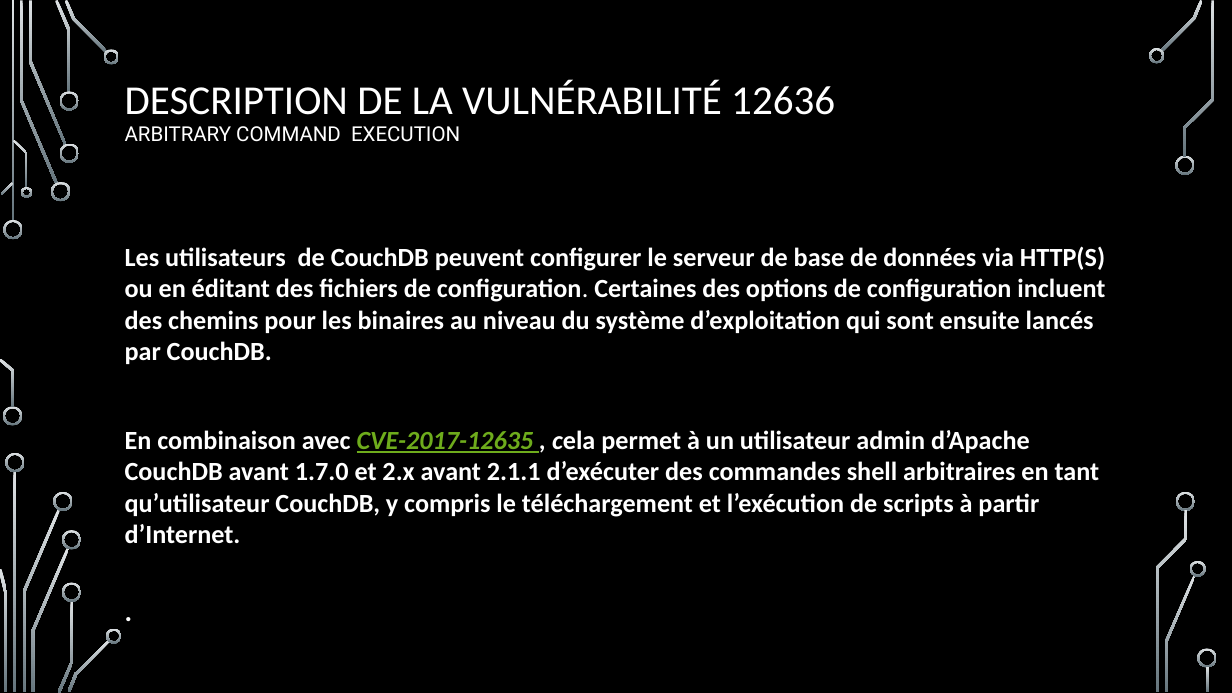
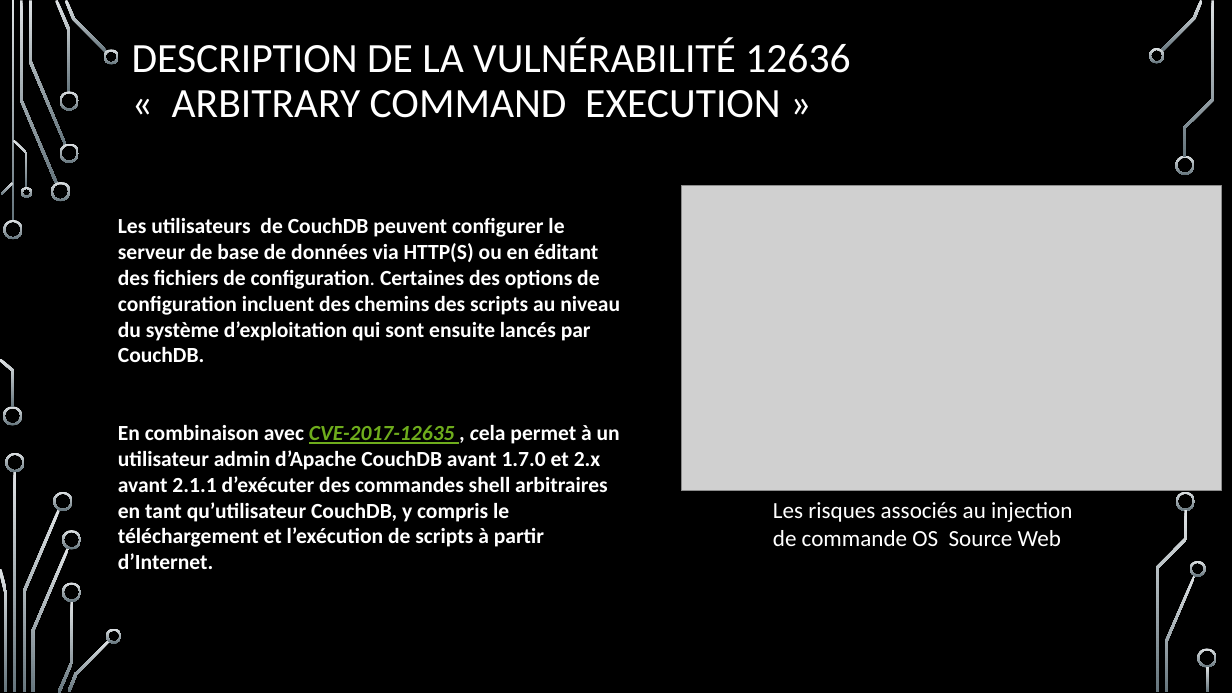
Before and after one commit to Guillaumeclavel/Etude_Faille_CVE_12636, a slide deck: slide 10 of Présentation étude de faille CVE 2017-12635 ET 12636 ébauche.pptx. Drawn at 1232x693 pixels with LibreOffice and Linux fonts; fonts in the diff are those of the drawing; grey boxes stand for pictures; background and template pictures are left out. Boxes give left, top, right and bottom in pixels: in the first picture for what was removed or moved away, otherwise in the second. Text is boxed around its words. In the diff, an @@ line names an element or a change of style, - is before the commit and + after.

```diff
--- a/Présentation étude de faille CVE 2017-12635 ET 12636 ébauche.pptx
+++ b/Présentation étude de faille CVE 2017-12635 ET 12636 ébauche.pptx
@@ title at (132,38,850,118): text changed; size 32 to 32.4 pt @@
-DESCRIPTION DE LA VULNÉRABILITÉ 12636
-ARBITRARY COMMAND EXECUTION
+DESCRIPTION DE LA VULNÉRABILITÉ 12636
+« ARBITRARY COMMAND EXECUTION »
@@ text at (118,218,620,569): paragraph removed @@
-.
@@ text "Les utilisateurs de CouchDB peuvent ...": place and size @@
-text "Les utilisateurs de CouchDB peuvent ..." at (125,246,1105,544)
+text "Les utilisateurs de CouchDB peuvent ..." at (118,218,620,569)
@@ picture added at (681,186,1222,491) @@
@@ text at (118,218,620,362): text changed; size 20.4 to 16.8 pt @@
-Les utilisateurs de CouchDB peuvent configurer le serveur de base de données via HTTP(S) ou en éditant des fichiers de configuration. Certaines des options de configuration incluent des chemins pour les binaires au niveau du système d’exploitation qui sont ensuite lancés par CouchDB.
+Les utilisateurs de CouchDB peuvent configurer le serveur de base de données via HTTP(S) ou en éditant des fichiers de configuration. Certaines des options de configuration incluent des chemins des scripts au niveau du système d’exploitation qui sont ensuite lancés par CouchDB.
@@ text at (118,425,620,569): size 20.4 to 16.8 pt in "En combinaison avec CVE-2017-12635 , cela permet ..." @@
@@ text added at (773,502,1072,546), 18 pt, text #FFFFFF @@
+Les risques associés au injection de commande OS Source Web
```
Also in this commit, not shown: 8 other slides changed.
